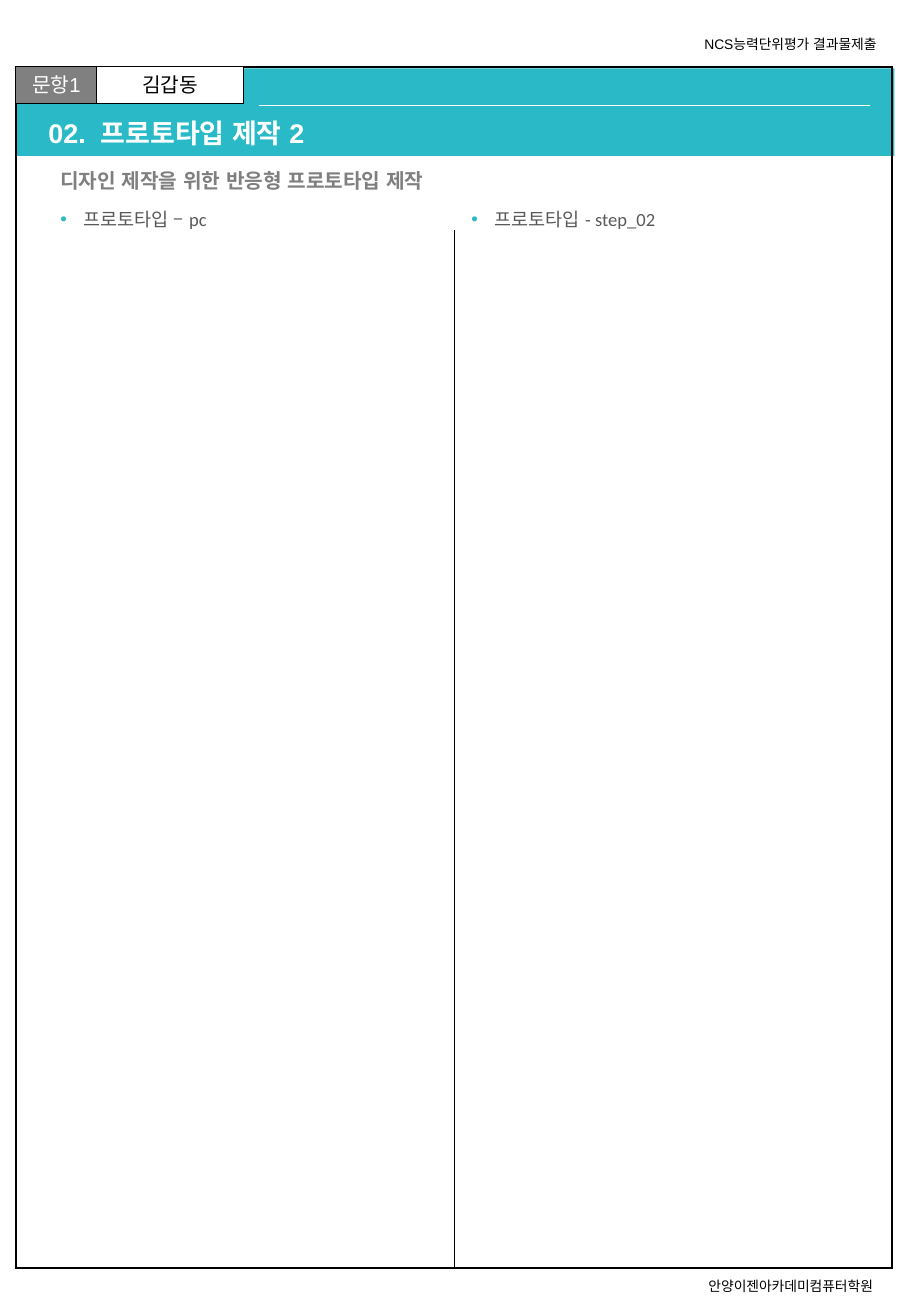
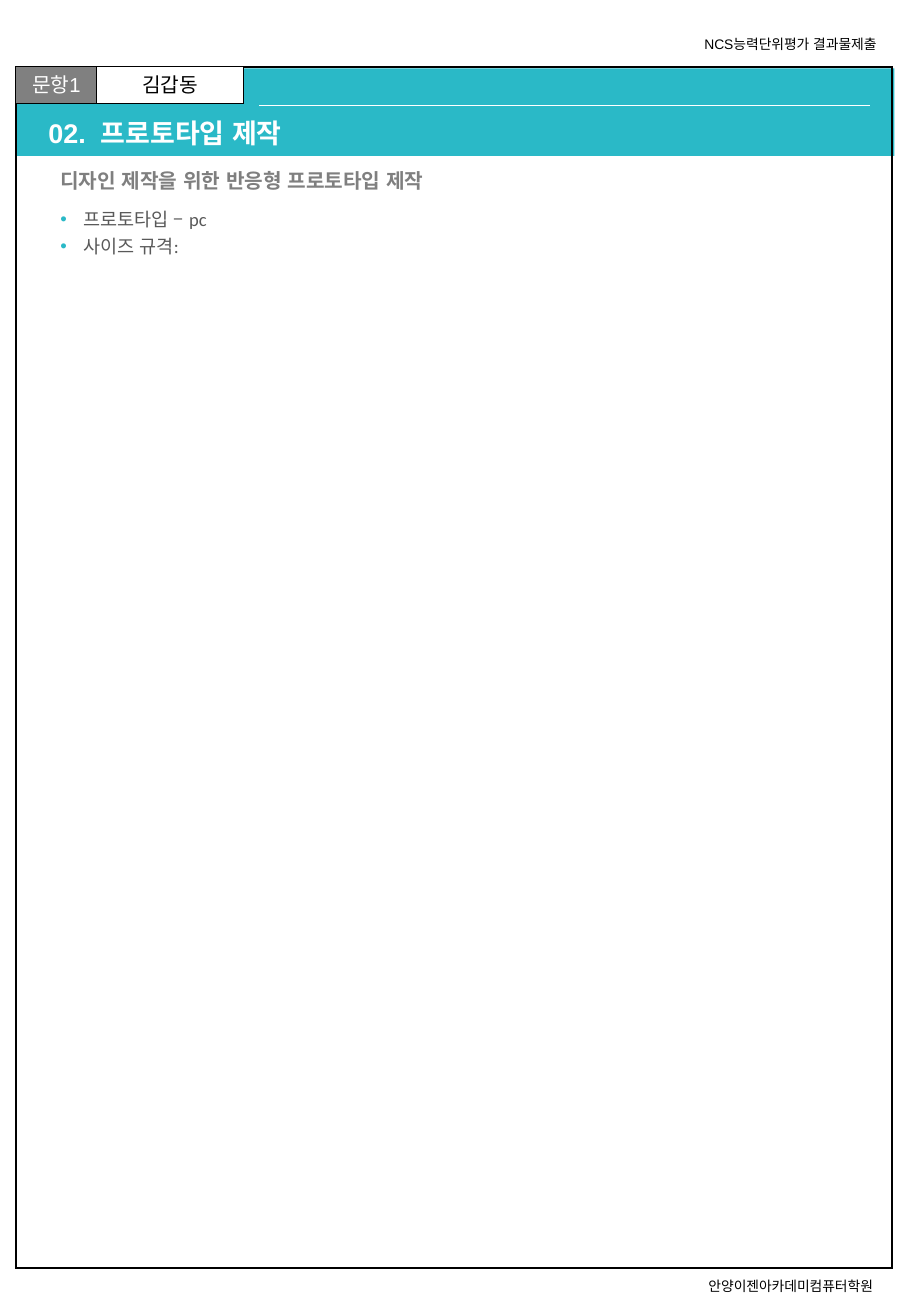
Before and after one commit to xidoWeb/smart_210901, a slide deck: slide 5 of a_asset/n_02_UIUX콘셉트기획/uiux콘셉트기획_제출양식.pptx. Drawn at 911x1316 pixels with LibreOffice and Linux fonts; fonts in the diff are those of the drawing. Boxes give left, top, right and bottom in pixels: in the first picture for what was removed or moved away, otherwise in the second. Text is boxed around its words. In the diff, an @@ line names an element or a change of style, - is before the commit and + after.

```diff
--- a/a_asset/n_02_UIUX콘셉트기획/uiux콘셉트기획_제출양식.pptx
+++ b/a_asset/n_02_UIUX콘셉트기획/uiux콘셉트기획_제출양식.pptx
@@ title at bbox=[48, 120, 282, 146]: text changed @@
-02. 프로토타입 제작 2
+02. 프로토타입 제작
@@ text at bbox=[83, 237, 179, 255]: paragraph added @@
+• 사이즈 규격:
@@ line removed from (454, 231) to (454, 1268) @@
@@ text removed at bbox=[494, 210, 655, 229] @@
-• 프로토타입 - step_02
```
Also in this commit, not shown: 2 other slides changed, 2 slides added, 1 other file.
